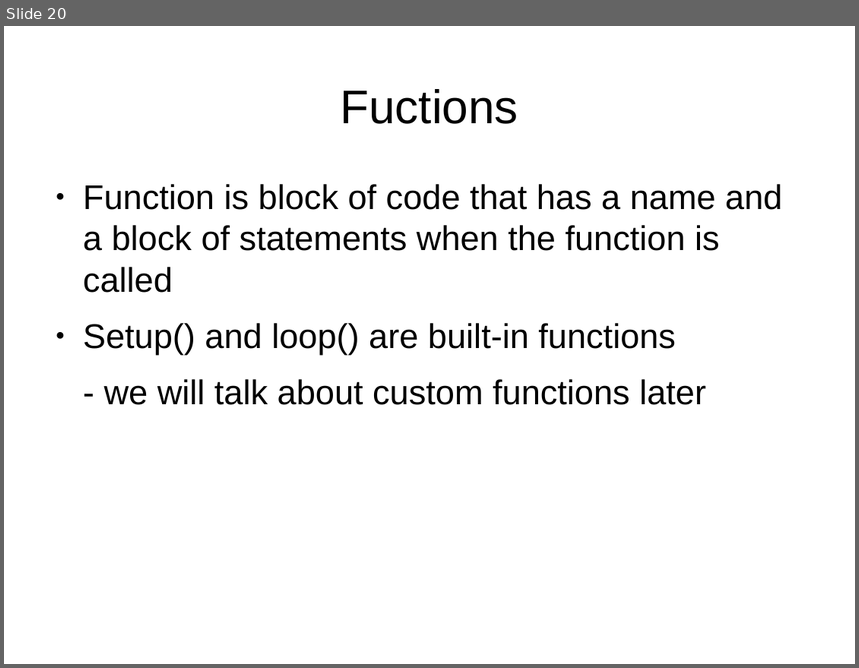
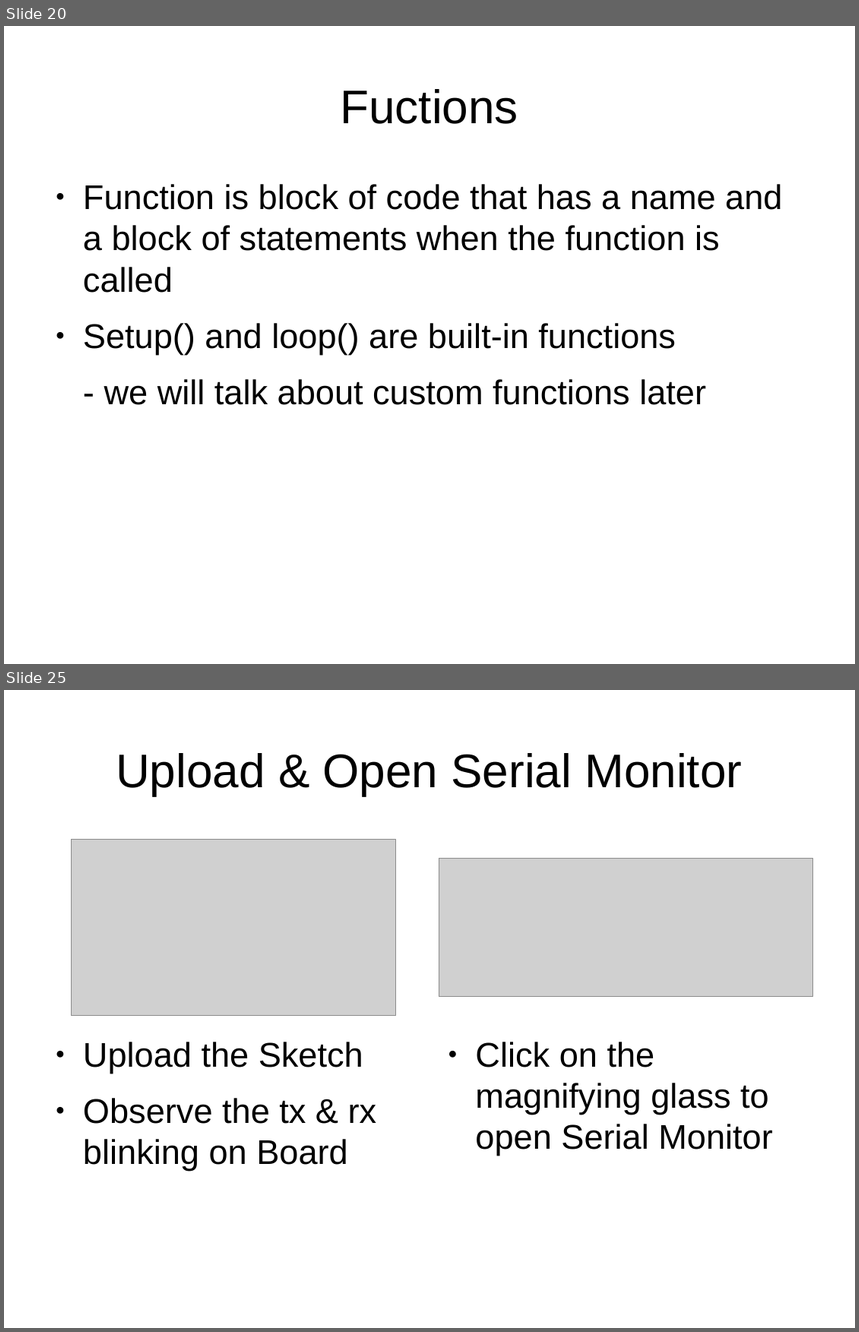
Before and after one commit to anilkunchalaece/LearnIt, a slide deck: Arduino/DayOne.odp. Shown one above the other, each under a label of ours: slide 20 before the commit, slides 20 and 25 after it; the slides between them are not shown. The pictures are 859x668 and 859x1332 pixels, drawn with LibreOffice and Linux fonts; fonts in the diff are those of the drawing; grey boxes stand for pictures. Boxes give left, top, right and bottom in pixels: in the first picture for what was removed or moved away, otherwise in the second. Text is boxed around its words. In the diff, an @@ line names an element or a change of style, - is before the commit and + after.

```diff
--- a/Arduino/DayOne.odp
+++ b/Arduino/DayOne.odp
@@ slide 25 added at box(4, 690, 855, 1328), background #FFFFFF @@
@@ title added at box(116, 753, 742, 796), 44 pt, text #000000 @@
+Upload & Open Serial Monitor
@@ picture added at box(71, 839, 395, 1016) @@
@@ picture added at box(439, 859, 813, 996) @@
@@ text added at box(83, 1042, 377, 1171), 32 pt, text #000000 @@
+● Upload the Sketch
+● Observe the tx & rx blinking on Board
@@ text added at box(475, 1042, 773, 1156), 32 pt, text #000000 @@
+● Click on the magnifying glass to open Serial Monitor
```
Also in this commit, not shown: 10 other slides added, 15 other files.
